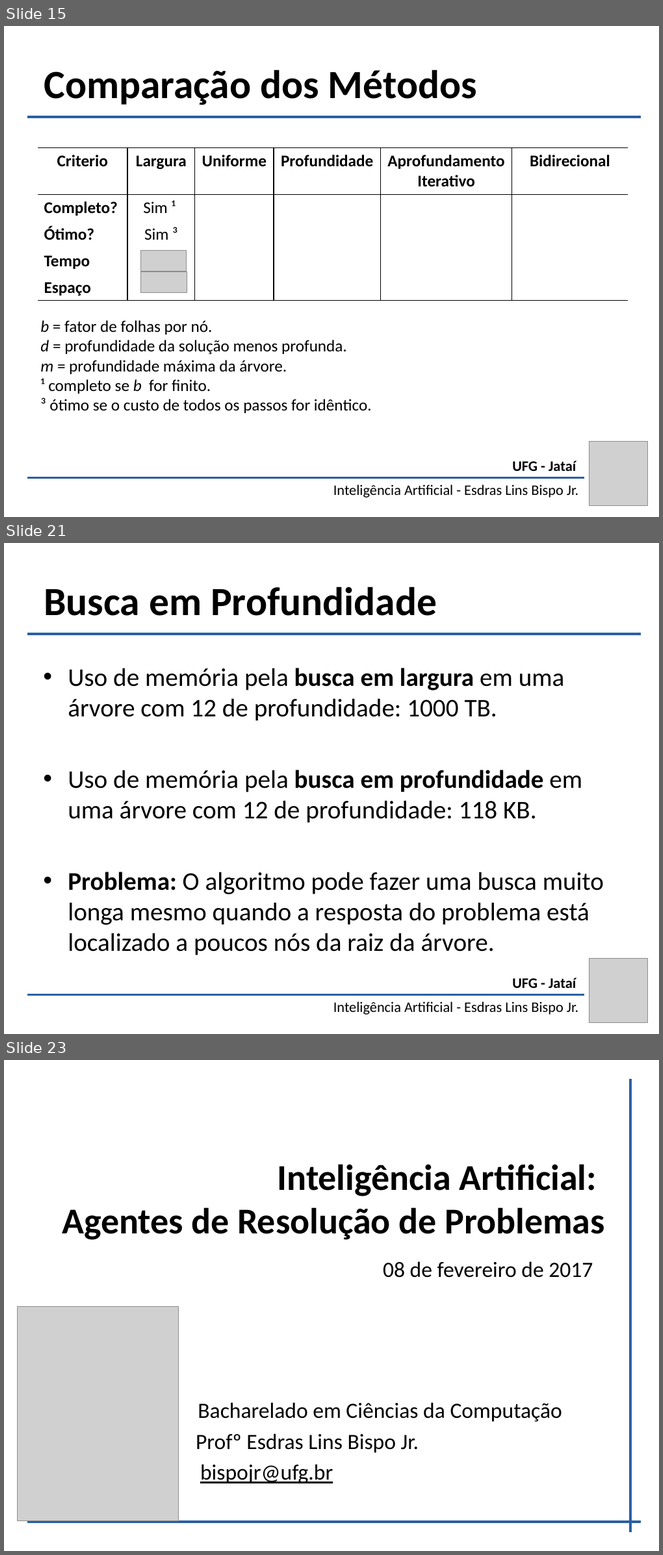
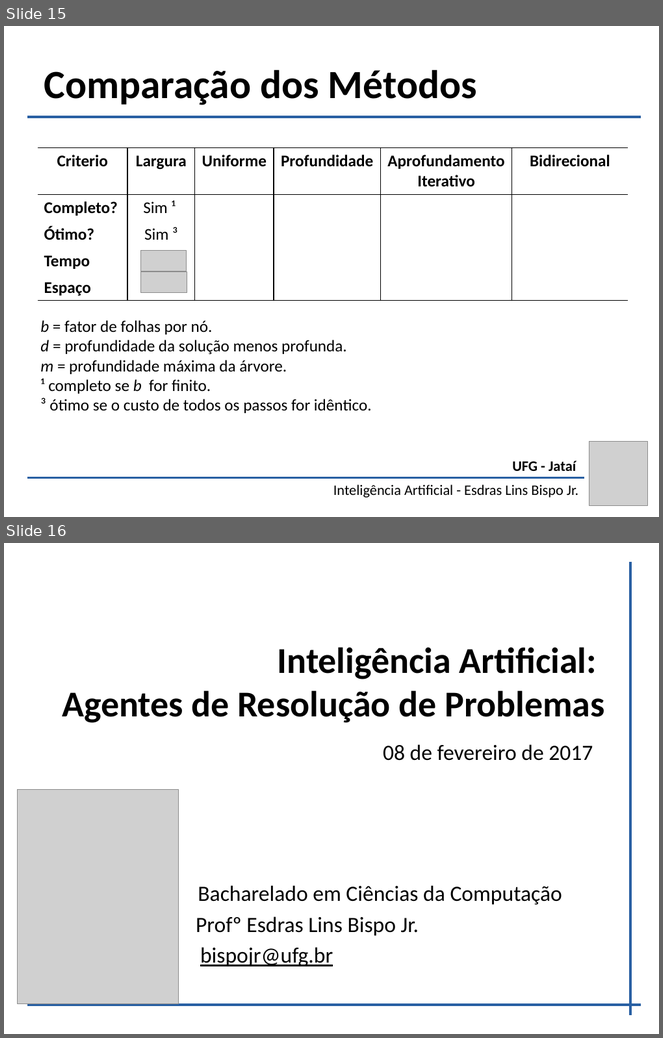
Before and after one commit to bispojr/ia, a slide deck: 2016.2/aulas/18/ia-18.pptx. Shown one above the other, each under a label of ours: slides 15, 21 and 23 before the commit, slides 15 and 16 after it; the slides between them are not shown. The pictures are 663x1555 and 663x1038 pixels, drawn with LibreOffice and Linux fonts; fonts in the diff are those of the drawing; grey boxes stand for pictures. Boxes give left, top, right and bottom in pixels: in the first picture for what was removed or moved away, otherwise in the second. Text is boxed around its words. In the diff, an @@ line names an element or a change of style, - is before the commit and + after.

```diff
--- a/2016.2/aulas/18/ia-18.pptx
+++ b/2016.2/aulas/18/ia-18.pptx
@@ slide 21 removed at bbox=[4, 543, 659, 1034], background #FFFFFF @@
@@ text removed at bbox=[44, 587, 437, 616] @@
-Busca em Profundidade
@@ line removed from (641, 634) to (27, 634) @@
@@ text removed at bbox=[68, 668, 604, 956] @@
-• Uso de memória pela busca em largura em uma árvore com 12 de profundidade: 1000 TB.
-• Uso de memória pela busca em profundidade em uma árvore com 12 de profundidade: 118 KB.
-• Problema: O algoritmo pode fazer uma busca muito longa mesmo quando a resposta do problema está localizado a poucos nós da raiz da árvore.
@@ picture removed at bbox=[590, 959, 648, 1023] @@
@@ text removed at bbox=[512, 978, 576, 988] @@
-UFG - Jataí
@@ line removed from (584, 995) to (27, 995) @@
@@ text removed at bbox=[334, 1002, 579, 1015] @@
-Inteligência Artificial - Esdras Lins Bispo Jr.
@@ what was slide 23 is now slide 16 @@
```
Also in this commit, not shown: 6 other slides removed, 1 other file.
